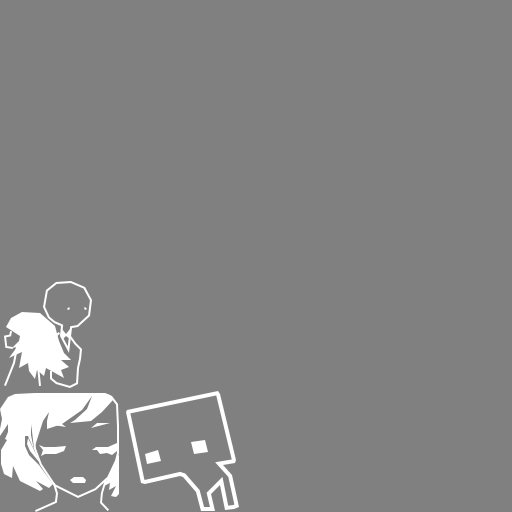
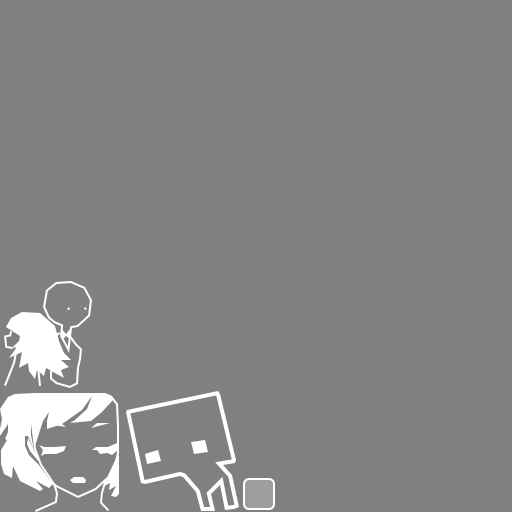
Layered file, before and after one edit (512x512). Changes by layer:
added layer "UI" above "BG" over [243, 478, 275, 510]
